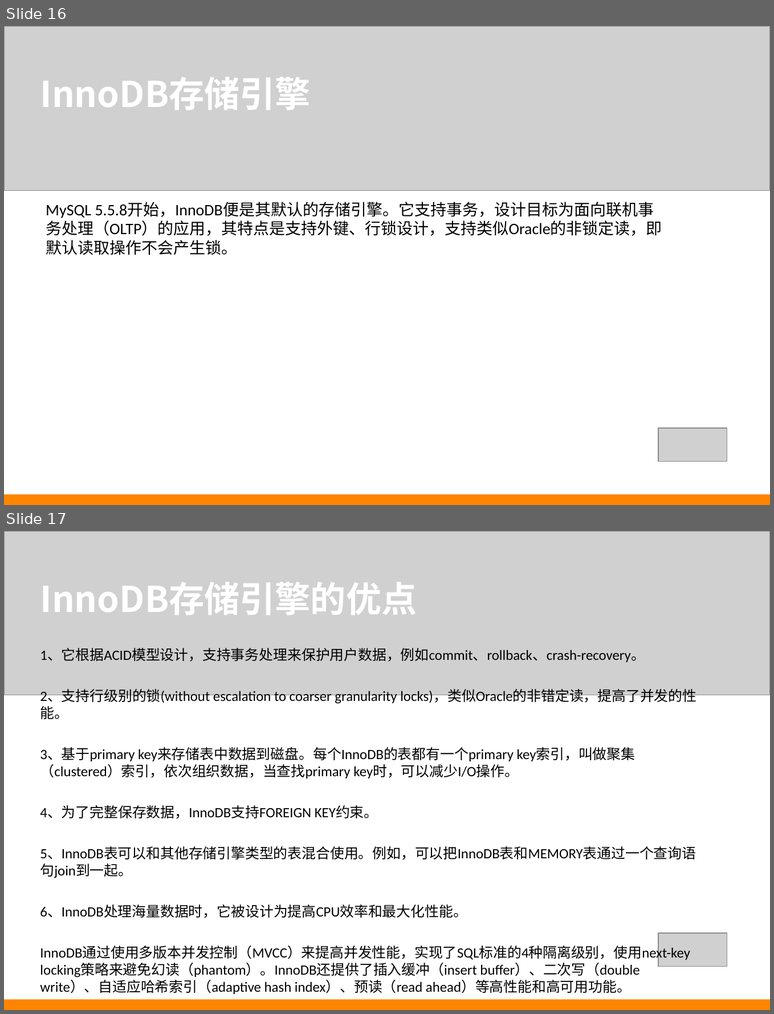
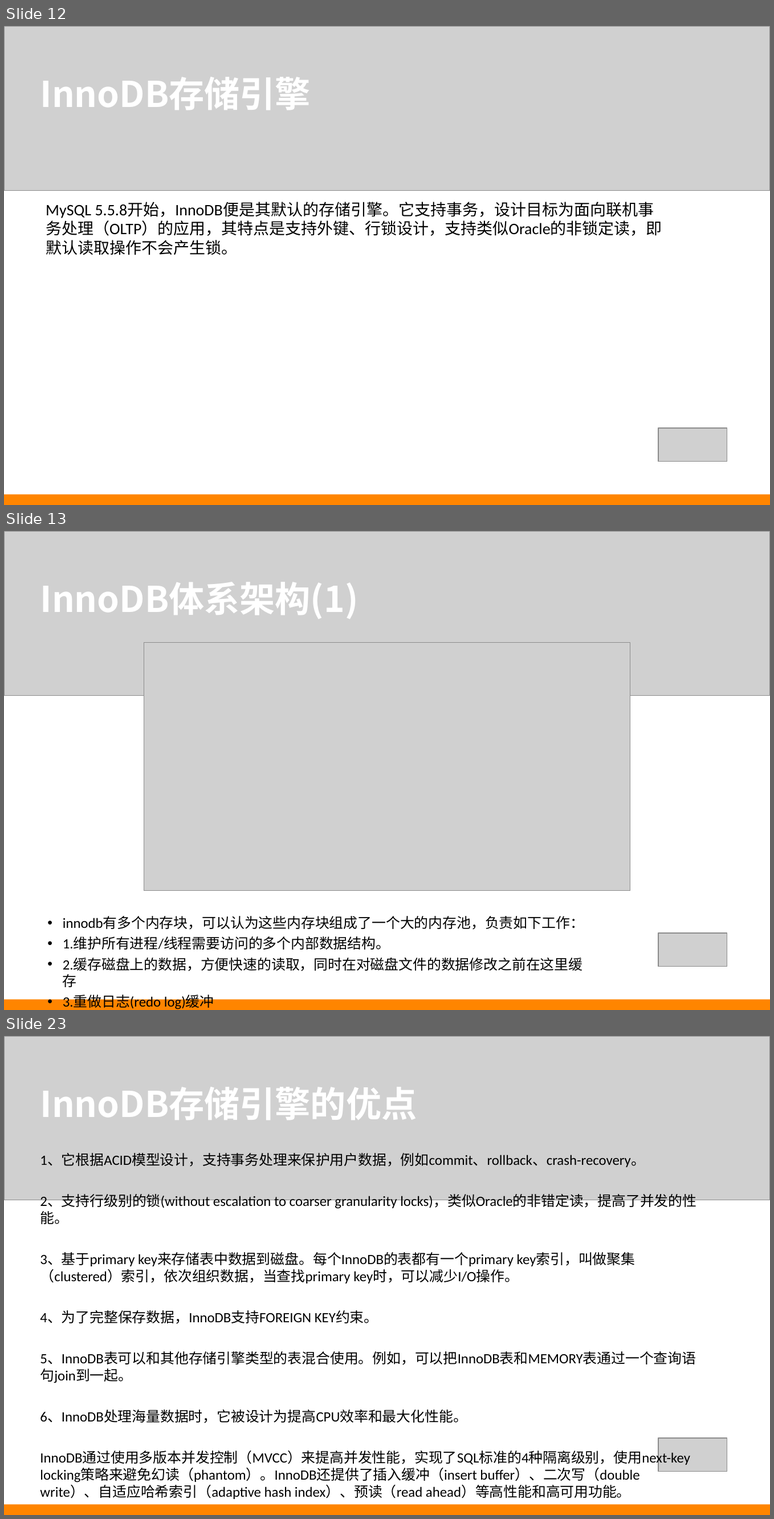
Before and after one commit to iez1784/mysql, a slide deck: ppt/Mysql_InnoDB.ppt. Shown one above the other, each under a label of ours: slides 16 and 17 before the commit, slides 12, 13 and 23 after it; the slides between them are not shown. The pictures are 774x1014 and 774x1519 pixels, drawn with LibreOffice and Linux fonts; fonts in the diff are those of the drawing; grey boxes stand for pictures. Boxes give left, top, right and bottom in pixels: in the first picture for what was removed or moved away, otherwise in the second. Text is boxed around its words. In the diff, an @@ line names an element or a change of style, - is before the commit and + after.

```diff
--- a/ppt/Mysql_InnoDB.ppt
+++ b/ppt/Mysql_InnoDB.ppt
@@ slide 13 added at box(4, 531, 770, 1010), background #FFFFFF @@
@@ picture added at box(4, 532, 770, 696) @@
@@ text added at box(40, 582, 358, 619), 40 pt, text #FFFFFF, bold @@
+InnoDB体系架构(1)
@@ picture added at box(144, 642, 630, 891) @@
@@ text added at box(63, 916, 584, 1009), 16 pt, text #000000 @@
+• innodb有多个内存块，可以认为这些内存块组成了一个大的内存池，负责如下工作：
+• 1.维护所有进程/线程需要访问的多个内部数据结构。
+• 2.缓存磁盘上的数据，方便快速的读取，同时在对磁盘文件的数据修改之前在这里缓存
+• 3.重做日志(redo log)缓冲
@@ picture added at box(658, 933, 727, 967) @@
@@ rectangle added at box(4, 999, 770, 1010), fill #FF8500 @@
@@ what was slide 16 is now slide 12 @@
@@ what was slide 17 is now slide 23 @@
```
Also in this commit, not shown: 1 slide changed, 10 other slides added, 5 slides removed.
